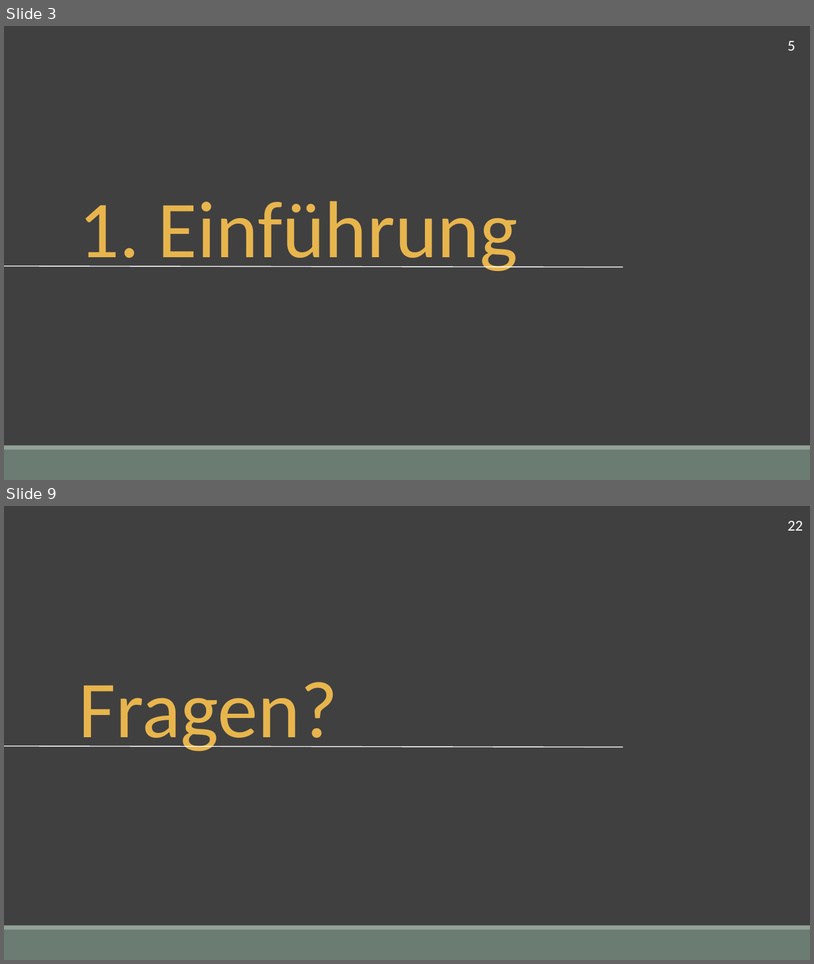
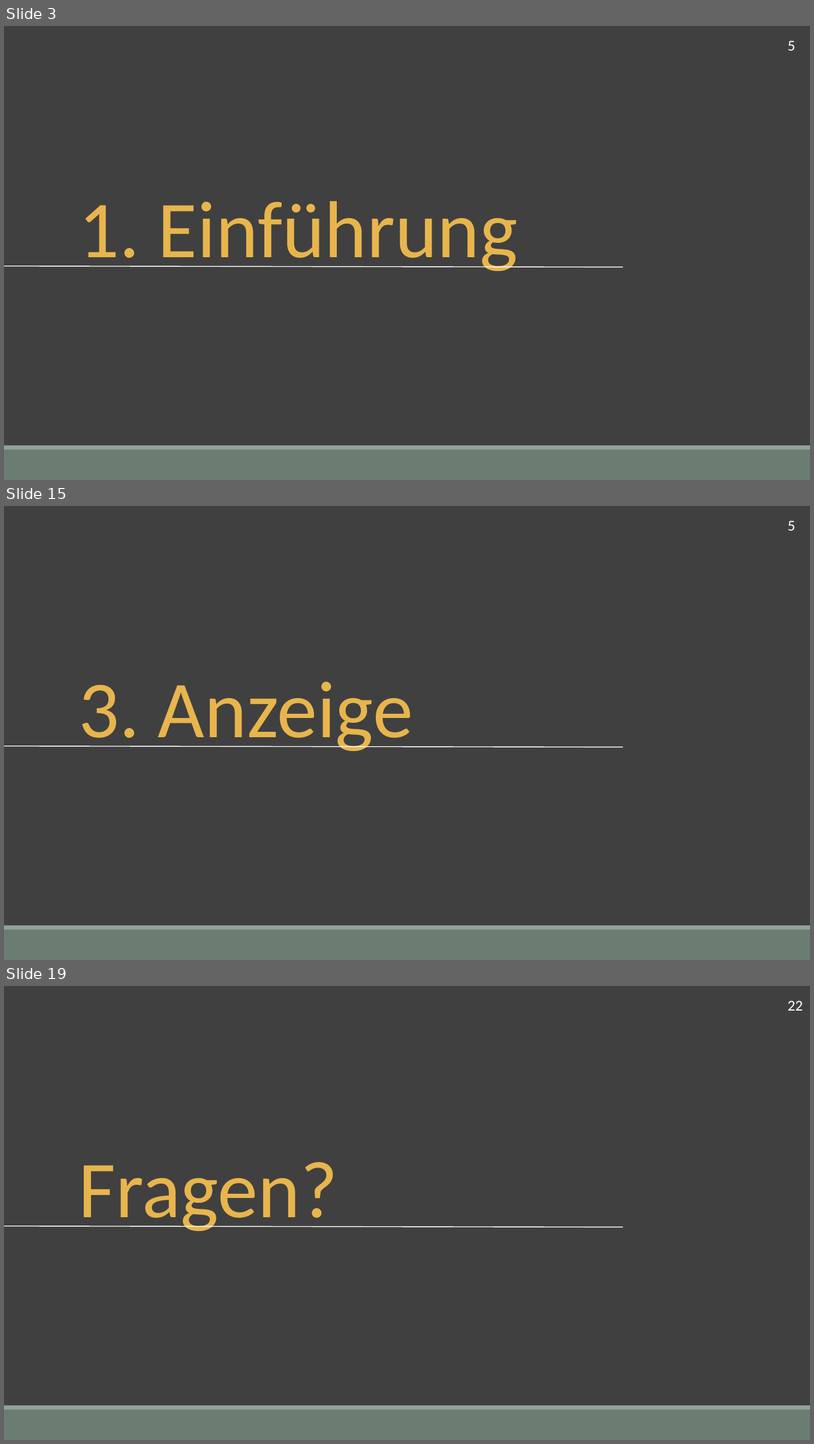
Before and after one commit to fluoxa/funWithFan, a slide deck: CS14FunWithLuefter/Vortrag/Thermoluefter.pptx. Shown one above the other, each under a label of ours: slides 3 and 9 before the commit, slides 3, 15 and 19 after it; the slides between them are not shown. The pictures are 814x964 and 814x1444 pixels, drawn with LibreOffice and Linux fonts; fonts in the diff are those of the drawing. Boxes give left, top, right and bottom in pixels: in the first picture for what was removed or moved away, otherwise in the second. Text is boxed around its words. In the diff, an @@ line names an element or a change of style, - is before the commit and + after.

```diff
--- a/CS14FunWithLuefter/Vortrag/Thermoluefter.pptx
+++ b/CS14FunWithLuefter/Vortrag/Thermoluefter.pptx
@@ slide 15 added at (4,506,810,960), background #404040; not listed: 2 template elements that a slide beside it also shows @@
@@ text added at (788,521,796,531), 18 pt, text #FFFFFF @@
+5
@@ round rect added at (24,577,759,601), fill #404040 @@
@@ round rect added at (51,642,786,666), fill #404040 @@
@@ text added at (79,681,413,751), 96 pt, text #E8B54D @@
+3. Anzeige
@@ line added from (4, 746) to (623, 747), #FFFFFF 1 pt @@
@@ what was slide 9 is now slide 19 @@
```
Also in this commit, not shown: 6 slides changed, 9 other slides added, 6 other files.
